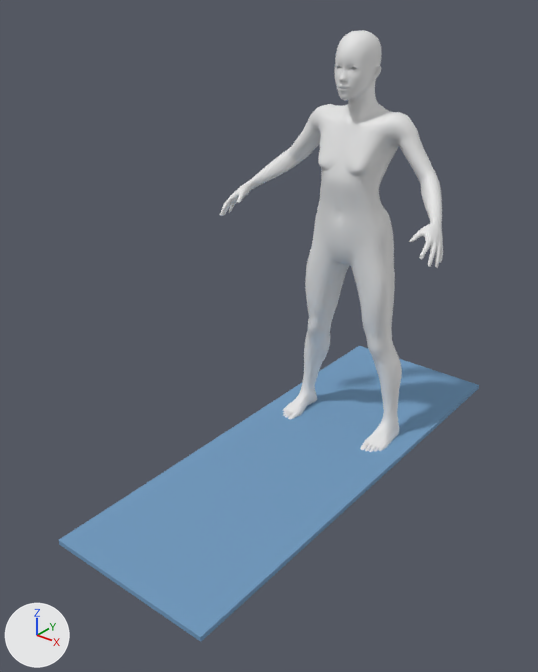
The glTF model public/models/plank.glb as it was, and as the next commit left it.
Camera for both pictures: a camera (50 mm lens) standing at (1.55, -2.51, 1.85) and looking at (-0.04, -0.52, 0.61). The lights are fixed; the arrows at lower left show +X, +Y and +Z. The older version comes first. Vertices at exactly the same position are counted once.

In view in the first picture: 'Human', 'plank_mat'.
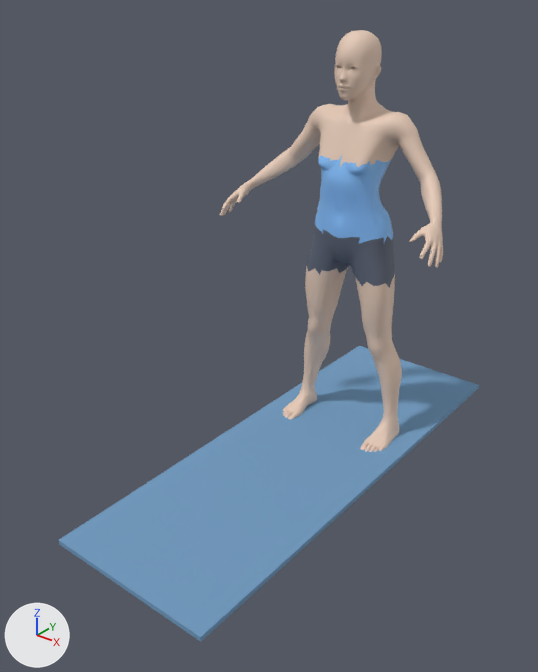
Where the change shows, as pixel boxes (x1, y1, x2, y2) in the pictures (538 x 672 px; the box of a moved part takes in the faces that stretch with it):
part 1 of me_base, moved or reshaped
    before: (220, 59, 443, 267)
    after: (220, 58, 443, 267)
part 2 of me_base, moved or reshaped
    both: (361, 404, 399, 452)
part 3 of me_base, moved or reshaped
    before: (284, 373, 312, 419)
    after: (283, 375, 312, 418)
part 4 of me_base, recoloured (white to beige)
    both: (220, 30, 443, 452)
part 5 of me_base, recoloured (white to greyish blue)
    both: (307, 226, 395, 288)
part 6 of me_base, recoloured (white to blue)
    both: (315, 155, 393, 243)

What changed in the scene script:
```text
Add mat_shorts:
    mat_shorts = principled_material('shorts')
    mat_shorts.base_color = (0.11, 0.13, 0.18)  # greyish blue #5d6576
    mat_shorts.roughness = 0.7
Add mat_top:
    mat_top = principled_material('top')
    mat_top.base_color = (0.25, 0.55, 1.0)  # blue #89c4ff
    mat_top.roughness = 0.55
Add mat_skin:
    mat_skin = principled_material('skin')
    mat_skin.base_color = (0.8, 0.6, 0.48)  # beige #e7cbb8
    mat_skin.roughness = 0.55
Change me_base:
    where me_base.from_pydata(...)  # 6691 vertices, 13378 faces; spans x -0.5..0.5, y -0.32..0.1, z 0.0..1.67
    used by ob_human; location = (0.0, 0.0, 0.0)
    me_base part 1: 139 vertices moved within x -0.49..0.49, y -0.31..0.03, z 0.95..1.58; 135 vertices removed from x -0.49..0.49, y -0.32..0.04, z 0.94..1.57; 135 vertices added at x -0.49..0.49, y -0.32..0.04, z 0.95..1.58
    me_base part 2: 36 vertices moved within x 0.18..0.26, y -0.18..0.01, z 0.01..0.08; 30 vertices removed from x 0.18..0.26, y -0.19..0.01, z 0.0..0.13; 30 vertices added at x 0.18..0.26, y -0.19..0.01, z 0.01..0.14
    me_base part 3: 25 vertices moved within x -0.26..-0.18, y -0.18..0.01, z 0.01..0.08; 25 vertices removed from x -0.27..-0.18, y -0.19..0.01, z 0.0..0.13; 25 vertices added at x -0.27..-0.18, y -0.19..0.01, z 0.01..0.14
    me_base part 4: 8937 faces spanning x -0.5..0.5, y -0.32..0.06, z 0.0..1.67 switch from no material to mat_skin (beige #e7cbb8)
    me_base part 5: 622 faces spanning x -0.2..0.2, y -0.14..0.1, z 0.7..0.96 switch from no material to mat_shorts (greyish blue #5d6576)
    me_base part 6: 1025 faces spanning x -0.17..0.17, y -0.16..0.09, z 0.88..1.24 switch from no material to mat_top (blue #89c4ff)
```
